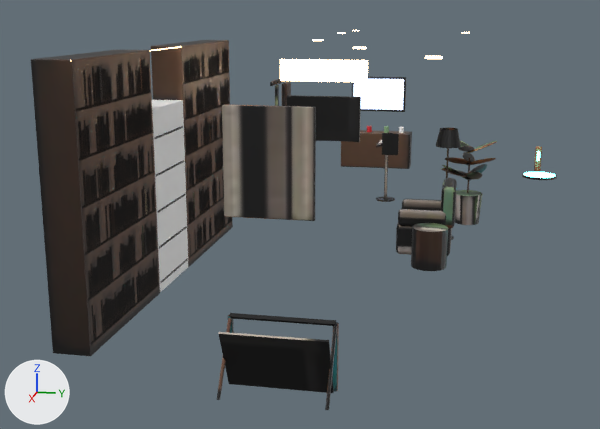
The glTF model web/assets/zones/entry.glb: old version first, new version second.
Rendered twice from a 50 mm lens placed at (17.04, 3.68, 3.11), pointed at (6.05, 1.48, 0.36). Lighting does not change. The marker at lower left points along +X, +Y and +Z. The older version comes first. Vertices at exactly the same position are counted once.

In view in the first picture: 'entry_baked', 'neon', 'screen_holiday', 'secret_door' and 6 more.
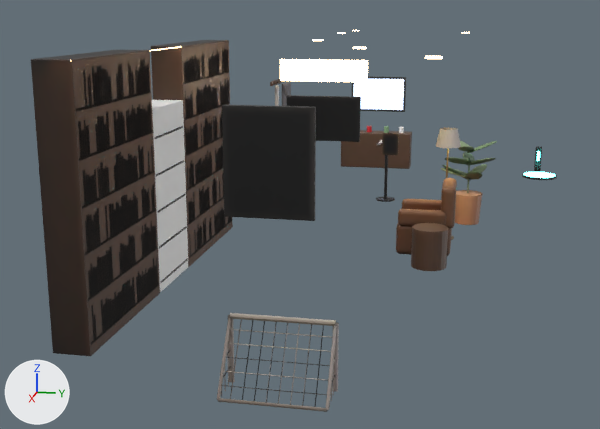
What changed in the scene script:
```text
Change me_doormat_edge:
    used by ob_entry_baked; location = (0.0, 0.0, 0.0)
    remove me_doormat_edge.from_pydata(...)  # 6840 vertices, 11628 faces; spans x 0.0..11.1, y 0.0..5.42, z 0.0..2.7
    add me_doormat_edge.from_pydata(...)  # 7044 vertices, 11832 faces; spans x 0.0..11.1, y 0.0..5.42, z 0.0..2.7
    me_doormat_edge part 1: the loose piece of 16 vertices spanning x 10.64..11.06, y 1.78..1.81, z 0.01..0.61 is copied, and the copy is multiplied about its middle by the matrix ((0.0, -1.28, 0.0), (0.727, 0.0, -1.054), (1.054, 0.0, 0.727)), then moved by (0.2, 0.45, -0.29); it spans x 11.03..11.07, y 1.8..2.7, z 0.0..0.04
    me_doormat_edge part 2
    8 vertices are removed from x 10.72..11.0, y 1.8..2.7, z 0.01..0.59
    12 faces are deleted
    96 vertices are added at x 10.65..10.99, y 1.8..2.7, z 0.0..0.6
    32 new vertices lie (0.4, 0.0, -0.58) away from vertices in x 10.65, y 1.9..2.6, z 0.6
    20 new vertices lie (0.0, -0.9, 0.0) away from vertices in x 10.71..10.99, y 2.7, z 0.11..0.51
    8 new vertices lie (0.0, 0.0, -0.31) away from vertices in x 10.85, y 1.8..2.7, z 0.31
    8 new vertices lie (0.31, 0.0, 0.0) away from vertices in x 10.65, y 1.8..2.7, z 0.15
    8 new vertices lie (0.21, 0.0, 0.0) away from vertices in x 10.65, y 1.8..2.7, z 0.3
    8 new vertices lie (0.1, 0.0, 0.0) away from vertices in x 10.65, y 1.8..2.7, z 0.45
    8 new vertices lie (0.0, 0.0, 0.46) away from vertices in x 10.75, y 1.8..2.7, z 0.0
    8 new vertices lie (0.0, 0.0, 0.17) away from vertices in x 10.95, y 1.8..2.7, z 0.0
    200 new faces join them
    me_doormat_edge part 3: 10968 kept faces spanning x 0.0..11.1, y 0.0..5.42, z 0.0..2.62 get new texture (UV) coordinates
```

Changed parts and their boxes (x1, y1, x2, y2) in the pictures (600 x 429 px):
'entry_baked', reshaped
    before: (31, 40, 557, 410)
    after: (31, 40, 557, 412)
part 1 of me_doormat_edge, added
    after: (218, 398, 327, 412)
part 2 of me_doormat_edge, cut back
    before: (218, 332, 334, 393)
    after: (221, 319, 335, 407)
part 3 of me_doormat_edge, surface changed
    both: (78, 59, 557, 410)
